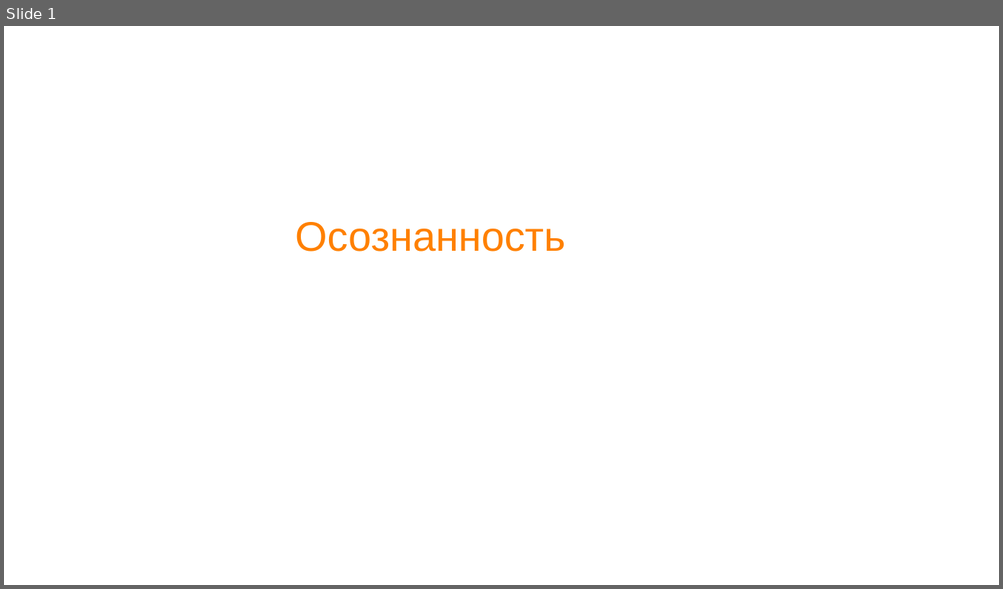
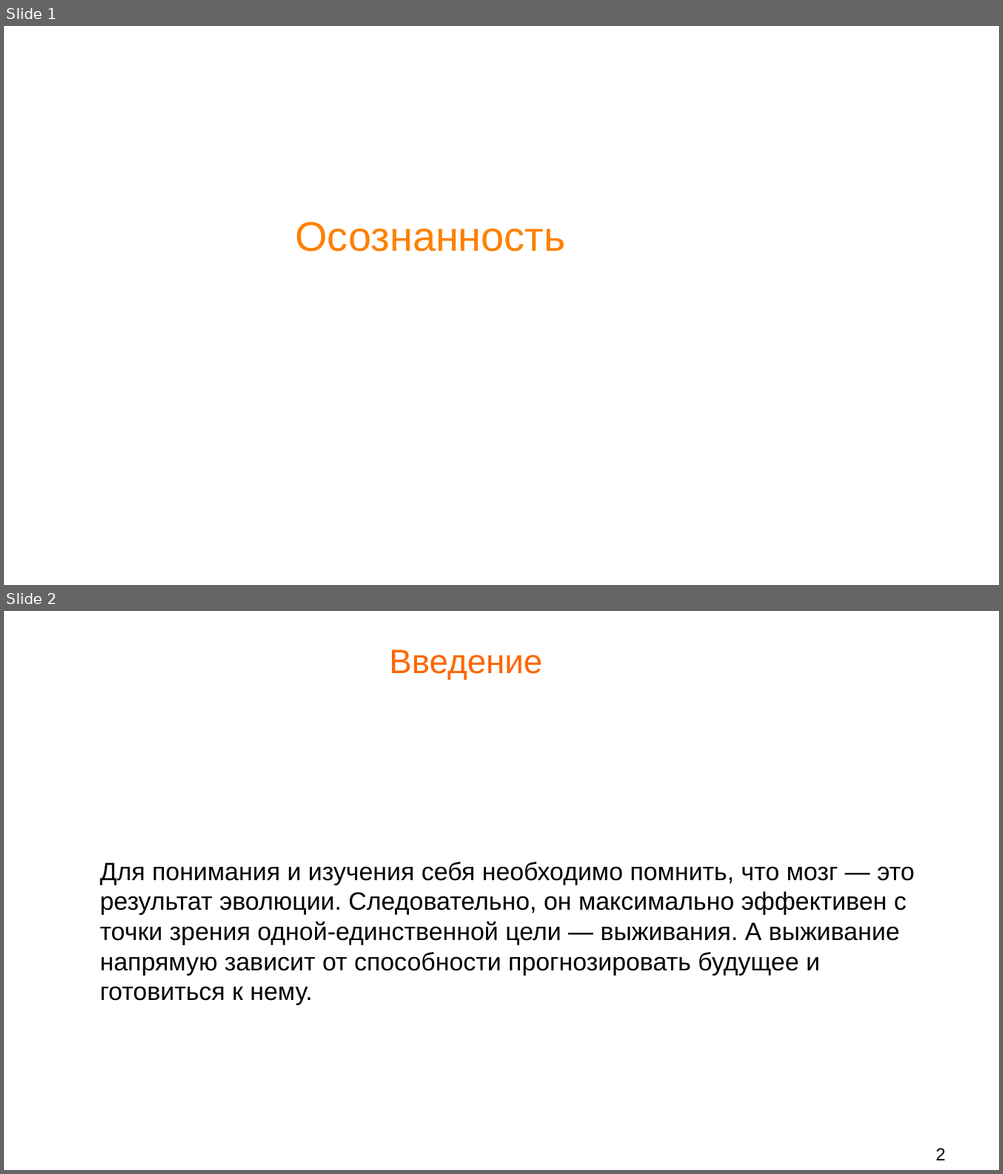
Before and after one commit to Chularev/articles, a slide deck: Psychology/6. Осознанность/Осознанность.odp. Shown one above the other, each under a label of ours: slide 1 before the commit, slides 1 and 2 after it. The pictures are 1003x589 and 1003x1174 pixels, drawn with LibreOffice and Linux fonts; fonts in the diff are those of the drawing; background and template pictures are left out. Boxes give left, top, right and bottom in pixels: in the first picture for what was removed or moved away, otherwise in the second. Text is boxed around its words. In the diff, an @@ line names an element or a change of style, - is before the commit and + after.

```diff
--- a/Psychology/6. Осознанность/Осознанность.odp
+++ b/Psychology/6. Осознанность/Осознанность.odp
@@ slide 2 added at (x1=4, y1=611, x2=999, y2=1170), background #FFFFFF @@
@@ title added at (x1=389, y1=649, x2=542, y2=680), 27 pt, text #FF6600 @@
+Введение
@@ text added at (x1=100, y1=862, x2=914, y2=1005), 20 pt, text #000000 @@
+Для понимания и изучения себя необходимо помнить, что мозг — это результат эволюции. Следовательно, он максимально эффективен с точки зрения одной-единственной цели — выживания. А выживание напрямую зависит от способности прогнозировать будущее и готовиться к нему.
@@ page number added at (x1=936, y1=1148, x2=945, y2=1161), 14 pt, text #000000 @@
+2
```
Also in this commit, not shown: 2 other slides added, 1 slide removed.
